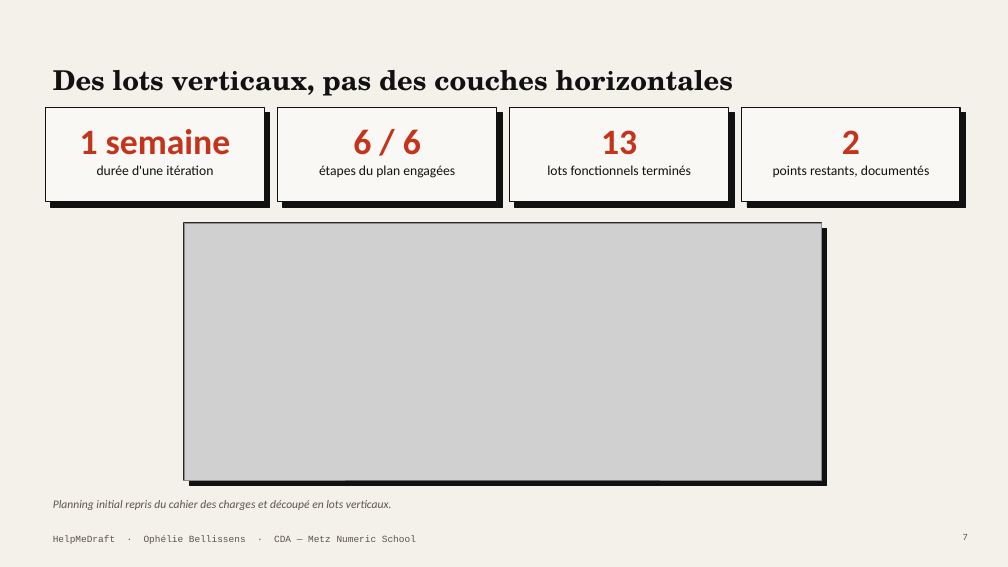
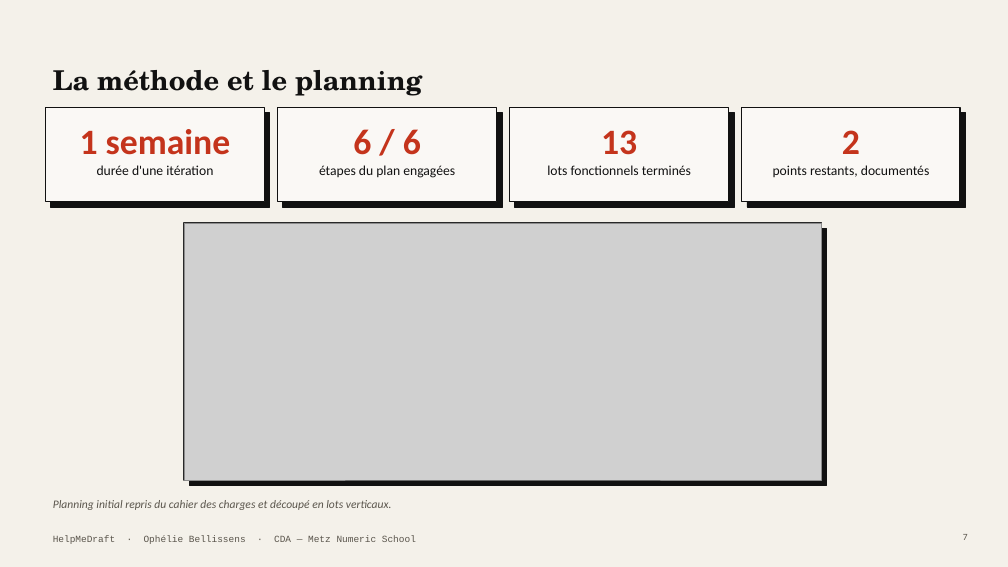
Before and after one commit to Equinoxya/HelpMeDraft---projet-fil-rouge, a slide deck: slide 7 of docs/Soutenance-HelpMeDraft.pptx. Drawn at 1008x567 pixels with LibreOffice and Linux fonts; fonts in the diff are those of the drawing; grey boxes stand for pictures. Boxes give left, top, right and bottom in pixels: in the first picture for what was removed or moved away, otherwise in the second. Text is boxed around its words. In the diff, an @@ line names an element or a change of style, - is before the commit and + after.

```diff
--- a/docs/Soutenance-HelpMeDraft.pptx
+++ b/docs/Soutenance-HelpMeDraft.pptx
@@ title at box(53, 70, 422, 96): text changed @@
-Des lots verticaux, pas des couches horizontales
+La méthode et le planning
```
Also in this commit, not shown: 19 other slides changed, 3 other files.
